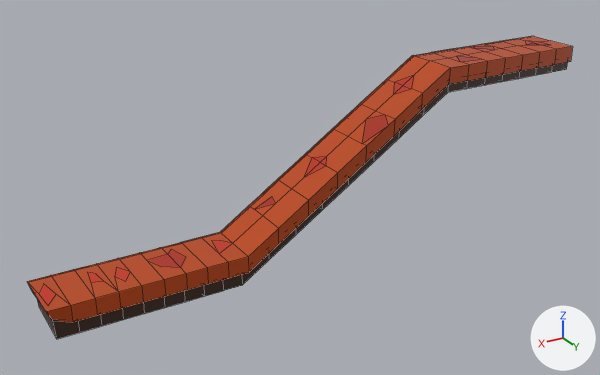
Before and after pictures for a commit that changed the FBX model Assets/Models/atesliUzun.fbx.
One viewpoint serves both versions: a 50 mm lens placed at (7.47, 22.07, 12.99), pointed at (-5.95, -0.28, 1.81). Every picture has the same lights, and +X, +Y and +Z are marked at lower right. Mesh edges are drawn as thin lines. Where no turn or scale is listed for an object, it has been applied to the vertices. Vertices at the same position are counted once.

Script lines for the objects in view, before the commit:
```python
me_cube_003 = bpy.data.meshes.new('Cube.003')
me_cube_003.from_pydata(...)  # 397 vertices, 373 faces; spans x -17.0..3.2, y -1.1..1.1, z -0.7..5.6
me_cube_003.materials.append(mat_material)  # picture img_imphenziapalette01_256_gradient_png
ob_atesliuzun = bpy.data.objects.new('AtesliUzun', me_cube_003)
ob_atesliuzun.location = (0.0, 0.0, 0.0)
```
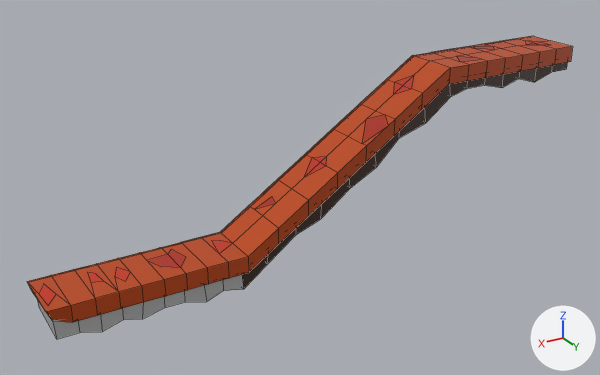
The newer file is also turned or shifted as a whole; pictures and numbers use the older file's frame.

Where the change shows, as pixel boxes [x1, y1, x2, y2] in the pictures (600 x 375 px; the box of a moved part takes in the faces that stretch with it):
```json
{"object": "AtesliUzun", "change": "reshaped, surface changed", "before": [27, 36, 573, 339], "after": [27, 36, 573, 339], "on screen": "brown to grey"}
{"part": 1, "of": "me_cube_003", "change": "moved or reshaped", "before": [184, 81, 467, 302], "after": [184, 81, 467, 302]}
{"part": 2, "of": "me_cube_003", "change": "moved or reshaped", "before": [78, 297, 165, 332], "after": [78, 297, 165, 333]}
{"part": 3, "of": "me_cube_003", "change": "moved or reshaped", "before": [484, 65, 552, 85], "after": [484, 65, 552, 88]}
{"part": 4, "of": "me_cube_003", "change": "surface changed", "before": [37, 291, 185, 339], "after": [37, 291, 185, 339], "on screen": "brown to grey"}
```

Scene script edits in JSON lines:
```json
{"block": "me_cube_003", "where": "# used by ob_atesliuzun; location = (0.0, 0.0, 0.0)"}
{"op": "remove", "block": "me_cube_003", "code": "me_cube_003.from_pydata(...)  # 397 vertices, 373 faces; spans x -17.0..3.2, y -1.1..1.1, z -0.7..5.6"}
{"op": "add", "block": "me_cube_003", "code": "me_cube_003.from_pydata(...)  # 397 vertices, 373 faces; spans x -17.0..3.2, y -1.1..1.1, z -0.8..5.6"}
{"block": "me_cube_003", "change": "me_cube_003 part 1"}
{"op": "set", "path": "me_cube_003.vertices[102].co", "old": "(-3.0, 1.0, -0.5)", "new": "(-3.1, 1.0, -0.7)", "note": "pixel (242, 285) -> pixel (243, 289)"}
{"op": "set", "path": "me_cube_003.vertices[110].co", "old": "(-1.7, 1.0, -0.5)", "new": "(-1.8, 1.0, -0.8)", "note": "pixel (204, 296) -> pixel (206, 301)"}
{"op": "set", "path": "me_cube_003.vertices[170].co", "old": "(-11.1, 1.0, 4.7)", "new": "(-11.3, 1.0, 4.5)", "note": "pixel (448, 92) -> pixel (450, 96)"}
{"op": "set", "path": "me_cube_003.vertices[178].co", "old": "(-4.0, 1.0, 0.2)", "new": "(-4.0, 1.0, 0.0)", "note": "pixel (269, 259) -> pixel (267, 264)"}
{"op": "set", "path": "me_cube_003.vertices[180].co", "old": "(-6.0, 1.0, 1.5)", "new": "(-6.0, 0.9, 1.1)", "note": "pixel (322, 209) -> pixel (320, 219)"}
{"op": "set", "path": "me_cube_003.vertices[181].co", "old": "(-7.1, 1.0, 2.1)", "new": "(-7.2, 1.0, 2.0)", "note": "pixel (348, 185) -> pixel (350, 188)"}
{"op": "set", "path": "me_cube_003.vertices[182].co", "old": "(-8.1, 1.0, 2.8)", "new": "(-8.2, 1.0, 2.5)", "note": "pixel (374, 161) -> pixel (376, 167)"}
{"op": "set", "path": "me_cube_003.vertices[184].co", "old": "(-10.1, 1.0, 4.1)", "new": "(-10.3, 0.9, 3.7)", "note": "pixel (423, 114) -> pixel (425, 123)"}
{"block": "me_cube_003", "change": "me_cube_003 part 2"}
{"op": "set", "path": "me_cube_003.vertices[105].co", "old": "(1.7, 1.0, -0.5)", "new": "(1.7, 1.0, -0.7)", "note": "pixel (101, 326) -> pixel (102, 331)"}
{"op": "set", "path": "me_cube_003.vertices[107].co", "old": "(0.3, 1.0, -0.5)", "new": "(0.4, 1.0, -0.7)", "note": "pixel (144, 313) -> pixel (142, 319)"}
{"block": "me_cube_003", "change": "me_cube_003 part 3"}
{"op": "set", "path": "me_cube_003.vertices[328].co", "old": "(-13.6, 1.0, 4.7)", "new": "(-13.7, 1.0, 4.5)", "note": "pixel (501, 81) -> pixel (502, 87)"}
{"op": "set", "path": "me_cube_003.vertices[330].co", "old": "(-15.2, 1.0, 4.7)", "new": "(-15.3, 0.9, 4.4)", "note": "pixel (535, 75) -> pixel (534, 82)"}
{"block": "me_cube_003", "change": "me_cube_003 part 4: texture (UV) coordinates of 59 of 373 faces, centred in x -16.9..3.0, y -1.0..1.0, z -0.5..4.9, changed; they spanned u 0.82..0.82, v 0.43..0.43 and now span u 0.68..0.68, v 0.96..0.97"}
```
